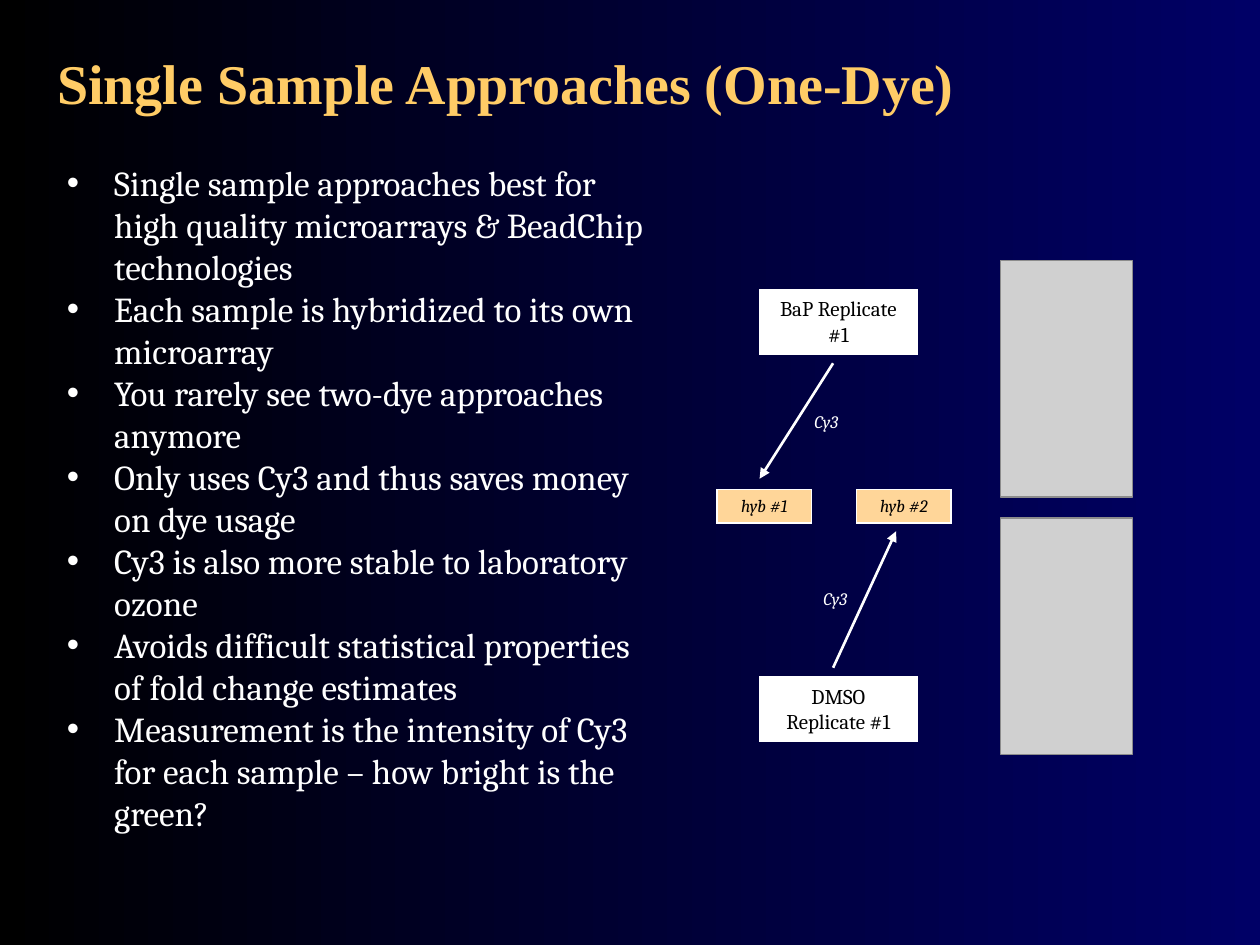
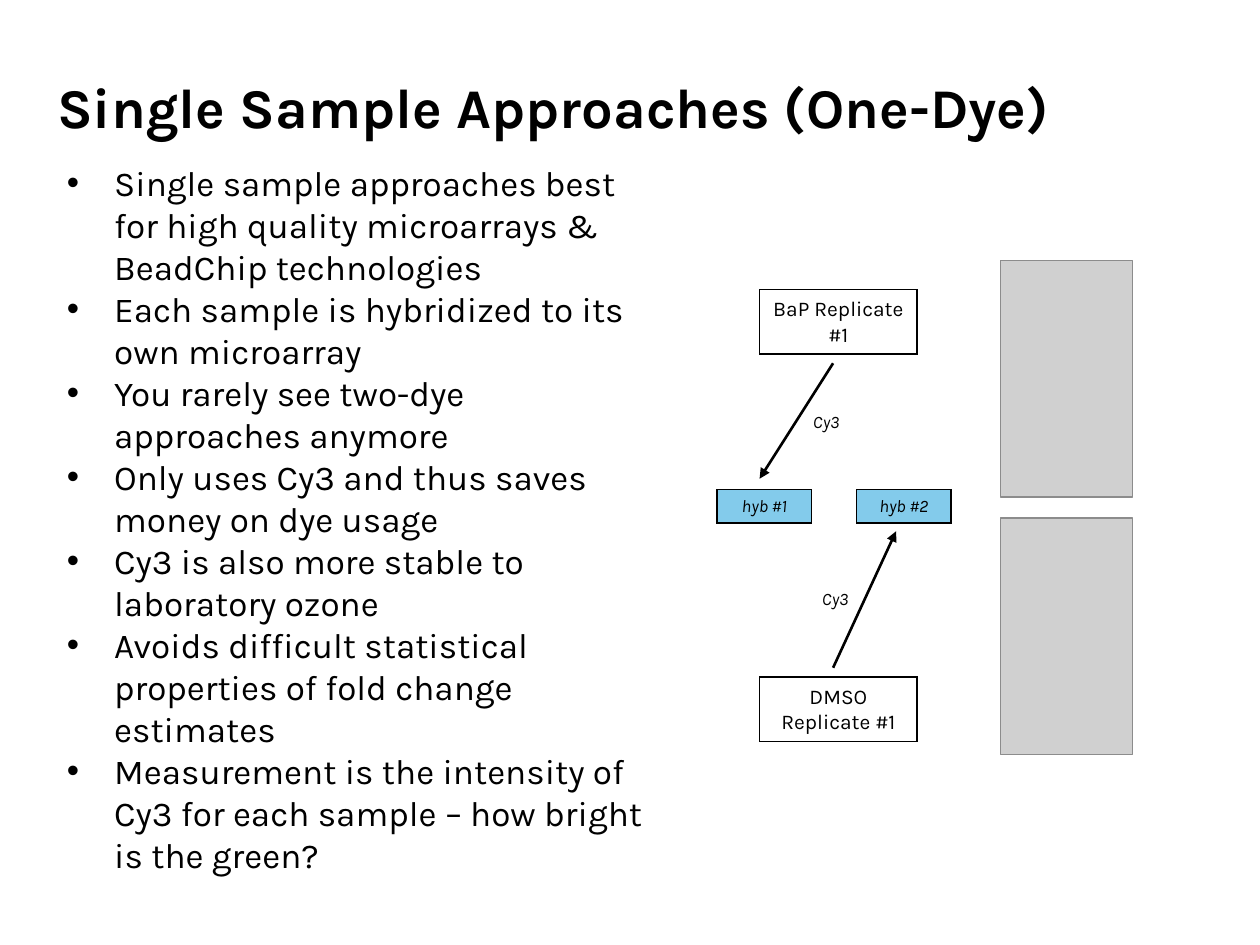
Before and after one commit to agmcarthur/Biochem-3BP3, a slide deck: slide 17 of Lectures/Lecture 8 - Gene Expression.pptx. Drawn at 1260x945 pixels with LibreOffice and Linux fonts; fonts in the diff are those of the drawing; grey boxes stand for pictures. Boxes give left, top, right and bottom in pixels: in the first picture for what was removed or moved away, otherwise in the second. Text is boxed around its words. In the diff, an @@ line names an element or a change of style, - is before the commit and + after.

```diff
--- a/Lectures/Lecture 8 - Gene Expression.pptx
+++ b/Lectures/Lecture 8 - Gene Expression.pptx
@@ background gradient #000000 to #000066 to #FFFFFF @@
@@ title "Single Sample Approaches (One-Dye)" at bbox=[57, 86, 1049, 142]: font Times New Roman to Karla, text colour #FFCC66 to #000000; line spacing 1 to 0.9; vertical alignment middle to bottom @@
@@ font Cambria to Karla, text colour #FFFFFF to #000000 in 3 elements at bbox=[822, 593, 849, 610], bbox=[813, 416, 840, 433], bbox=[114, 172, 642, 835] @@
@@ rectangle "BaP Replicate #1" at bbox=[760, 290, 917, 354]: font Cambria to Karla; outline #FFFFFF 0.75 pt to #000000 0.75 pt @@
@@ arrow (833, 363) - (760, 479): stroke #FFFFFF 1.5 pt to #000000 1.5 pt @@
@@ rectangle "hyb #1" at bbox=[717, 489, 811, 523]: font Cambria to Karla; fill #FFD699 to #83CBEB; outline #FFFFFF 0.75 pt to #000000 0.75 pt @@
@@ rectangle "hyb #2" at bbox=[857, 489, 951, 523]: font Cambria to Karla; fill #FFD699 to #83CBEB; outline #FFFFFF 0.75 pt to #000000 0.75 pt @@
@@ arrow (833, 668) - (896, 532): stroke #FFFFFF 1.5 pt to #000000 1.5 pt @@
@@ rectangle "DMSO Replicate #1" at bbox=[760, 677, 917, 741]: font Cambria to Karla; outline #FFFFFF 0.75 pt to #000000 0.75 pt @@
```
Also in this commit, not shown: 39 other slides changed, 13 other files.
